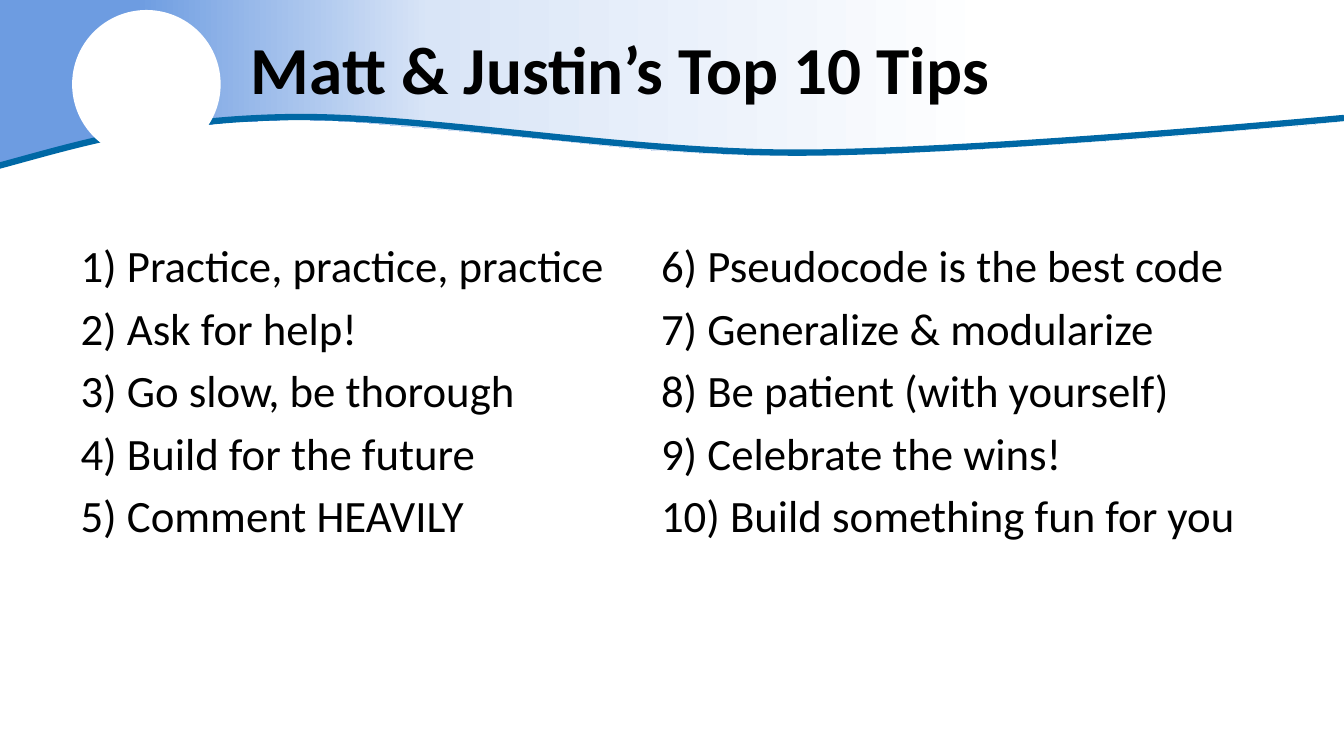
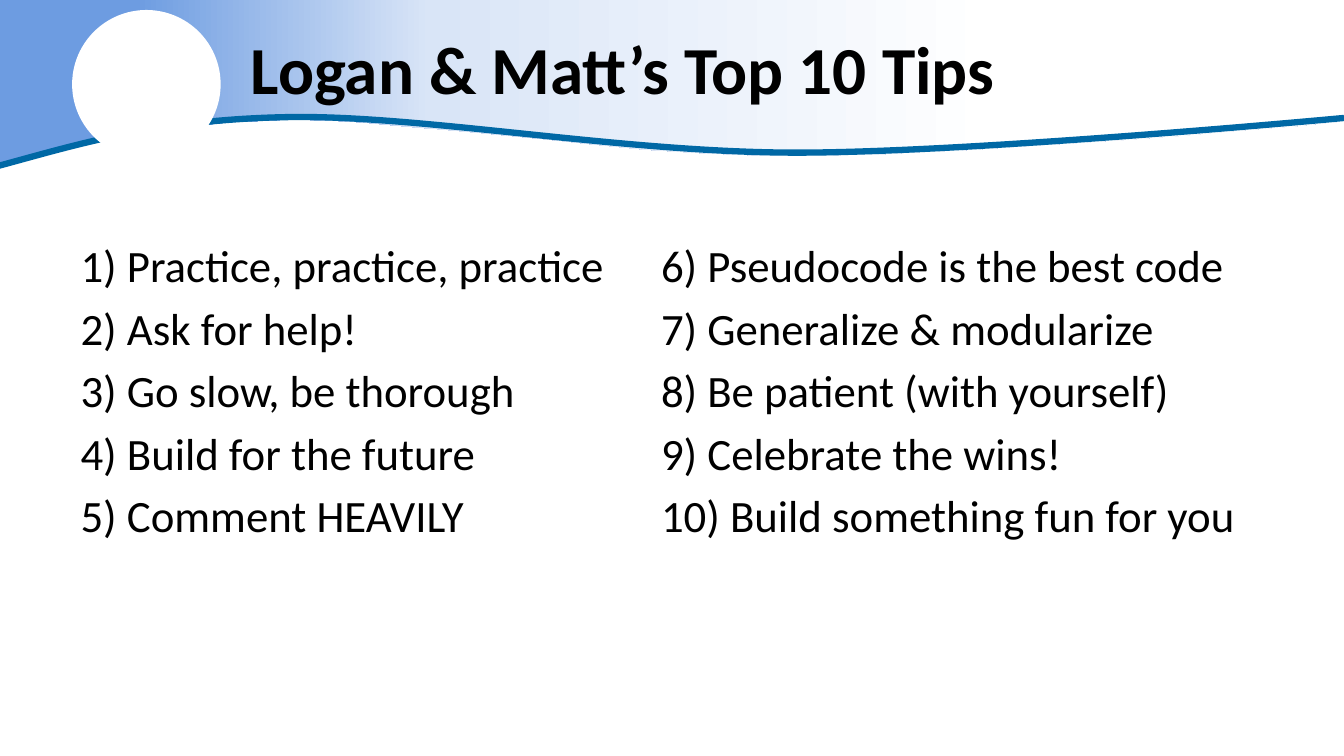
Before and after one commit to ADFG-DSF/ADFG_R_Intro_Workshop_2025, a slide deck: slide 3 of presentations/10 - The Wrapup.pptx. Drawn at 1344x756 pixels with LibreOffice and Linux fonts; fonts in the diff are those of the drawing; background and template pictures are left out. Boxes give left, top, right and bottom in pixels: in the first picture for what was removed or moved away, otherwise in the second. Text is boxed around its words. In the diff, an @@ line names an element or a change of style, - is before the commit and + after.

```diff
--- a/presentations/10 - The Wrapup.pptx
+++ b/presentations/10 - The Wrapup.pptx
@@ title at [251,39,994,111]: text changed @@
-Matt & Justin’s Top 10 Tips
+Logan & Matt’s Top 10 Tips
```
Also in this commit, not shown: 1 slide removed, 1 other file.
